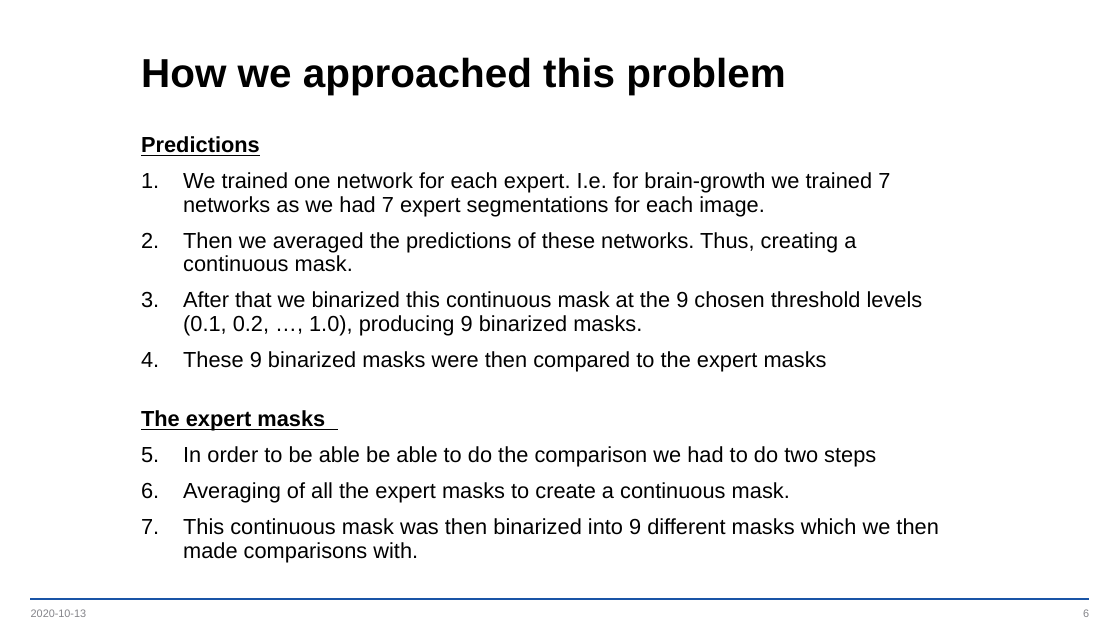
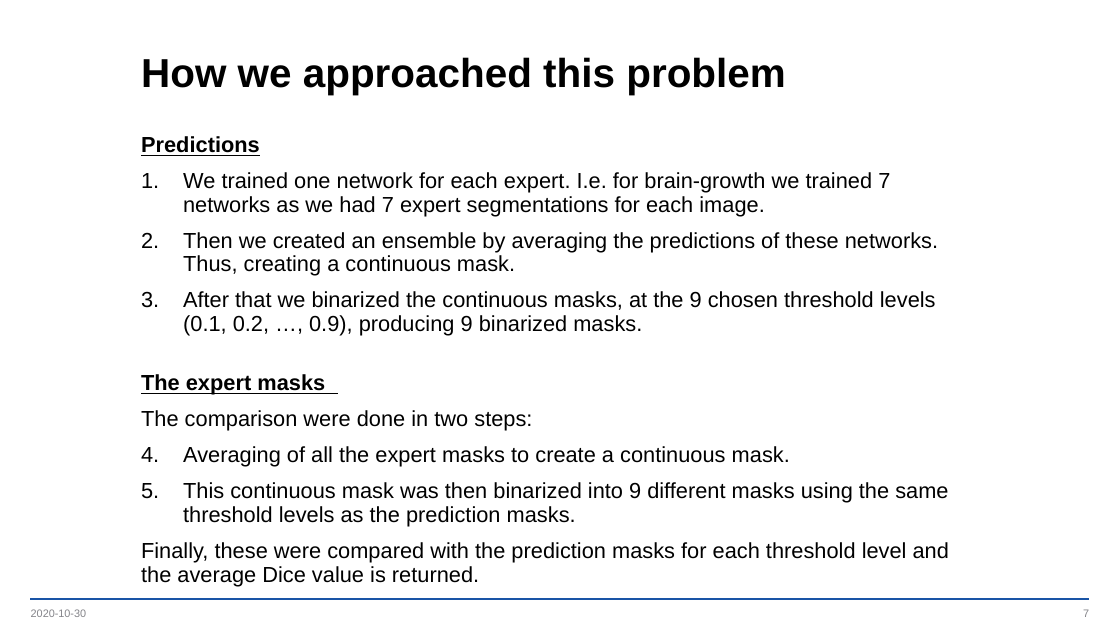
Before and after one commit to Dashtid/Deep-Learning, a slide deck: slide 7 of Project/Project Presentation.pptx (slide 6 before the commit). Drawn at 1120x630 pixels with LibreOffice and Linux fonts; fonts in the diff are those of the drawing; background and template pictures are left out. Boxes give left, top, right and bottom in pixels: in the first picture for what was removed or moved away, otherwise in the second. Text is boxed around its words. In the diff, an @@ line names an element or a change of style, - is before the commit and + after.

```diff
--- a/Project/Project Presentation.pptx
+++ b/Project/Project Presentation.pptx
@@ text at (183, 232, 938, 336): text changed @@
-2. Then we averaged the predictions of these networks. Thus, creating a continuous mask.
-3. After that we binarized this continuous mask at the 9 chosen threshold levels (0.1, 0.2, …, 1.0), producing 9 binarized masks.
-4. These 9 binarized masks were then compared to the expert masks
+2. Then we created an ensemble by averaging the predictions of these networks. Thus, creating a continuous mask.
+3. After that we binarized the continuous masks, at the 9 chosen threshold levels (0.1, 0.2, …, 0.9), producing 9 binarized masks.
@@ text at (141, 410, 532, 431): text changed @@
-1. In order to be able be able to do the comparison we had to do two steps
+The comparison were done in two steps:
@@ text at (141, 482, 949, 586): text changed @@
-3. This continuous mask was then binarized into 9 different masks which we then made comparisons with.
+2. This continuous mask was then binarized into 9 different masks using the same threshold levels as the prediction masks.
+Finally, these were compared with the prediction masks for each threshold level and the average Dice value is returned.
@@ text at (31, 609, 86, 617): text changed @@
-2020-10-13
+2020-10-30
@@ page number at (1083, 609, 1089, 617): text changed @@
-6
+7
```
Also in this commit, not shown: 8 other slides changed, 6 slides added, 8 other files.
